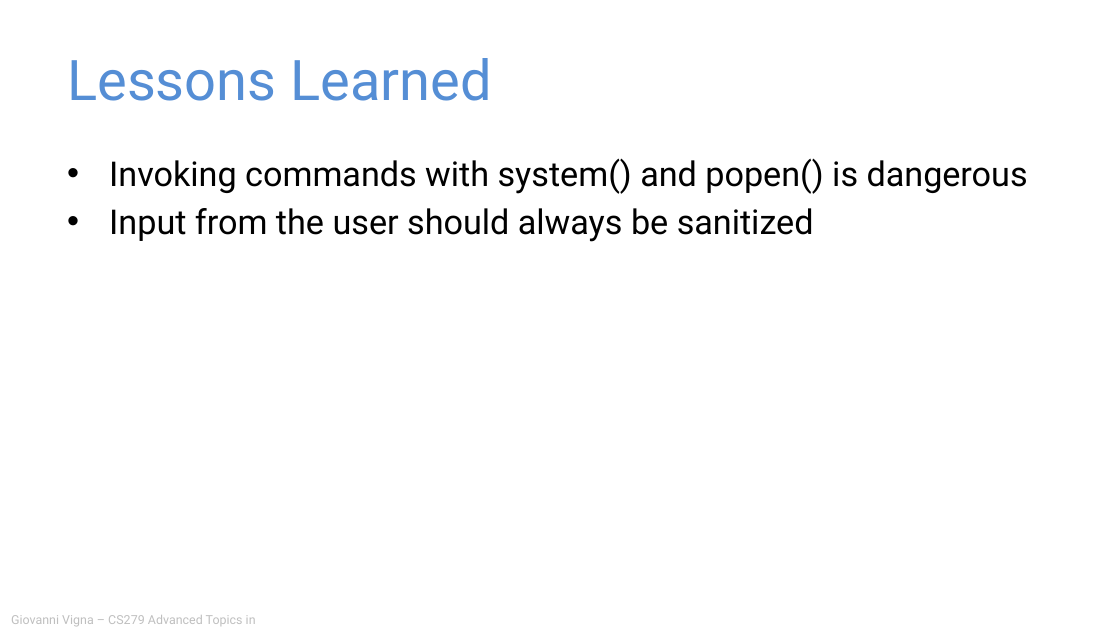
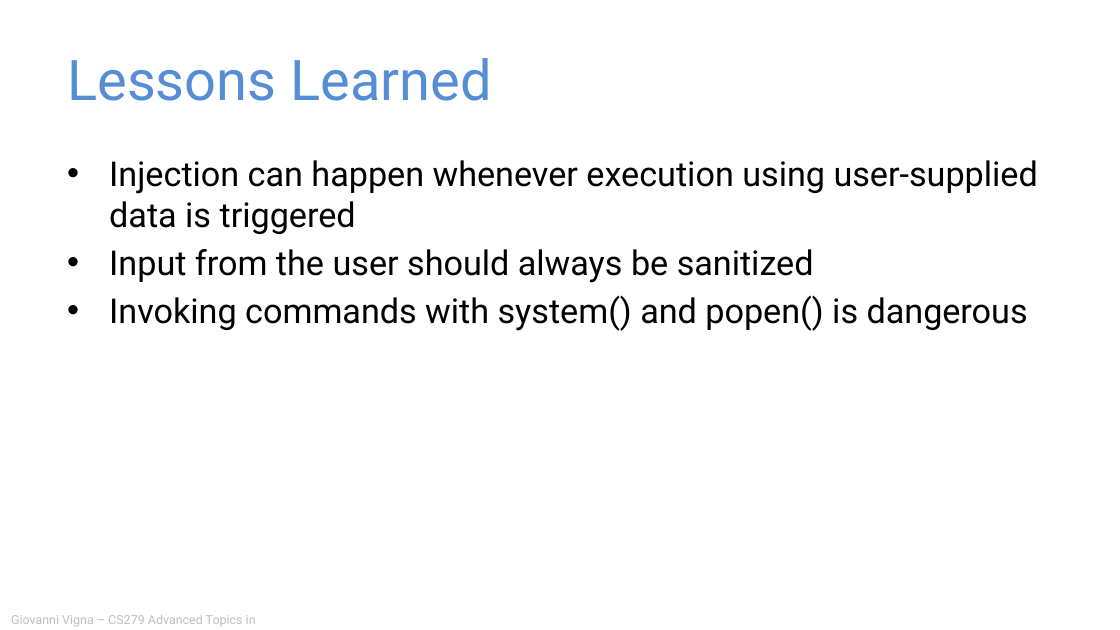
Before and after one commit to giovannivigna/CS279-Fall2024, a slide deck: slide 51 of materials/05_Vulnerability_Patterns/Application Security.pptx (slide 46 before the commit). Drawn at 1120x630 pixels with LibreOffice and Linux fonts; fonts in the diff are those of the drawing. Boxes give left, top, right and bottom in pixels: in the first picture for what was removed or moved away, otherwise in the second. Text is boxed around its words. In the diff, an @@ line names an element or a change of style, - is before the commit and + after.

```diff
--- a/materials/05_Vulnerability_Patterns/Application Security.pptx
+++ b/materials/05_Vulnerability_Patterns/Application Security.pptx
@@ text at (109,160,1038,283): paragraphs added @@
+• Injection can happen whenever execution using user-supplied data is triggered
+• Input from the user should always be sanitized
@@ text at (109,208,814,242): paragraph removed @@
-• Input from the user should always be sanitized
```
Also in this commit, not shown: 21 other slides changed, 8 slides added, 7 slides removed, 1 other file.
